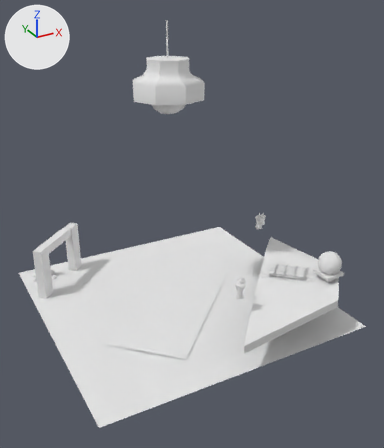
What one commit did to the OBJ model Assets/Models/Rooms/Room2CardRoom.obj.
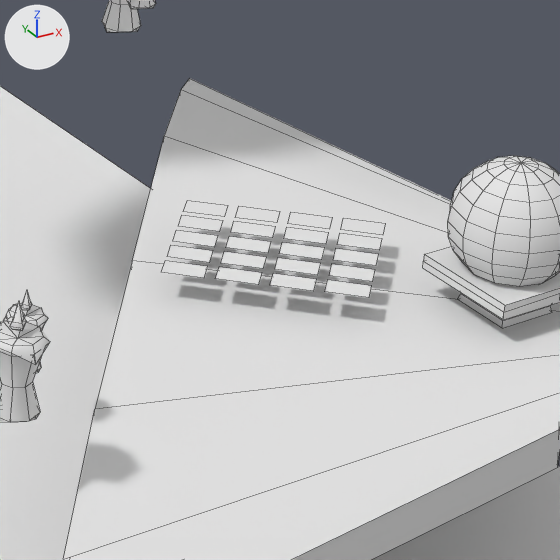
There are two pictures of each version: one whole from a camera (50 mm lens) standing at (-10.97, -21.56, 14.81) and looking at (0.24, -1.18, 4.63), one close up on the part from 62% to 88% of the width and 50% to 72% of the height. The lights are fixed; the arrows at upper left show +X, +Y and +Z. The close-ups show mesh edges as thin lines. Where no turn or scale is listed for an object, it has been applied to the vertices.

Script lines for the objects in view, before the commit:
```python
me_room2cardroom = bpy.data.meshes.new('Room2CardRoom')
me_room2cardroom.from_pydata(...)  # 790 vertices, 790 faces; spans x -6.74..6.94, y -6.85..6.74, z -0.18..13.64
me_room2cardroom.materials.append(mat_lambert4sg)  # white #e7e7e7
ob_room2cardroom = bpy.data.objects.new('Room2CardRoom', me_room2cardroom)
ob_room2cardroom.location = (0.0, 0.0, 0.0)
```
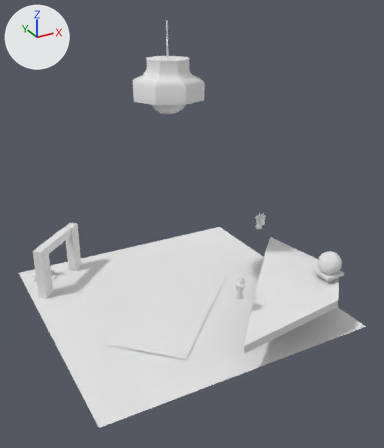
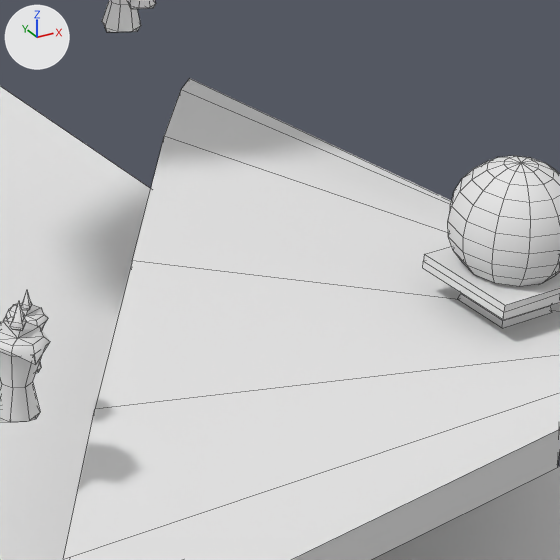
The newer file is also turned or shifted as a whole; pictures and numbers use the older file's frame.

Changed parts and their boxes (x1, y1, x2, y2) in the close-ups (560 x 560 px):
part 1 of me_room2cardroom, deleted
    before: (161, 201, 385, 298)

The change, as a diff of the scene's bpy script:
```diff
--- a/Assets/Models/Rooms/Room2CardRoom.obj.py
+++ b/Assets/Models/Rooms/Room2CardRoom.obj.py
@@ me_room2cardroom @@
 # used by ob_room2cardroom; location = (0.0, 0.0, 0.0)
-me_room2cardroom.from_pydata(...)  # 790 vertices, 790 faces; spans x -6.74..6.94, y -6.85..6.74, z -0.18..13.64
+me_room2cardroom.from_pydata(...)  # 710 vertices, 770 faces; spans x -6.74..6.94, y -6.85..6.74, z -0.18..13.64
+# me_room2cardroom part 1: 20 loose pieces with 80 vertices, spanning x 2.96..5.25, y -4.8..-2.6, z 2.44, are deleted
 me_room2cardroom.materials.append(mat_lambert4sg)
```
